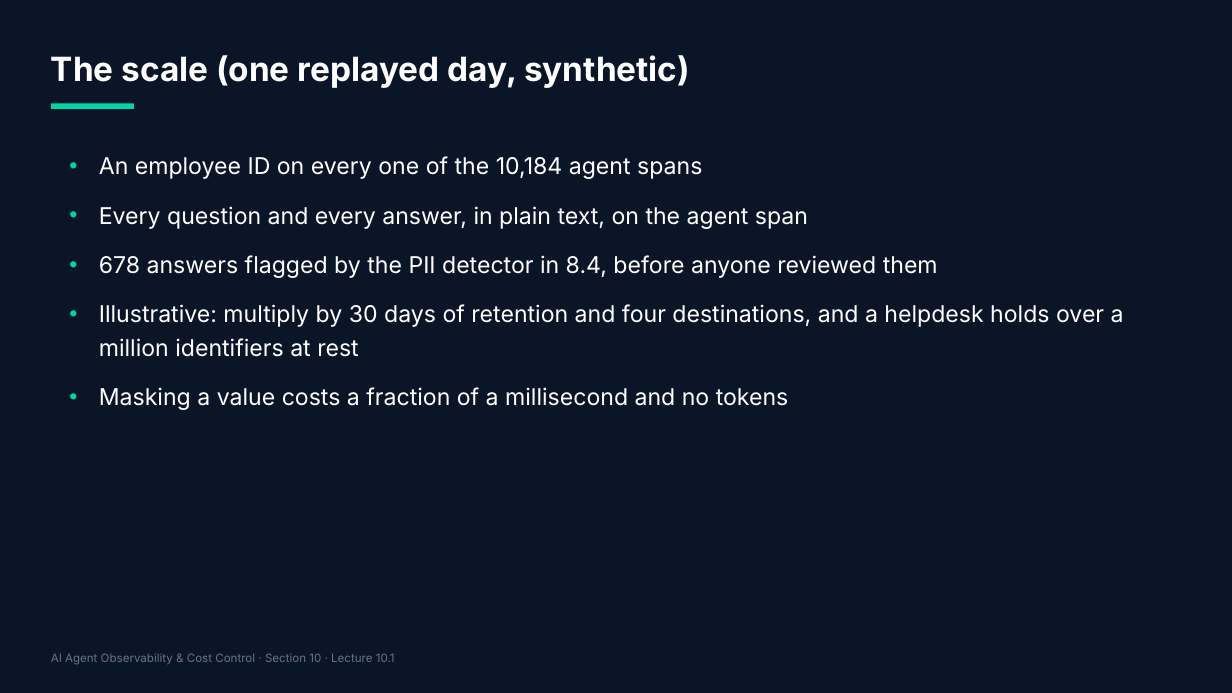
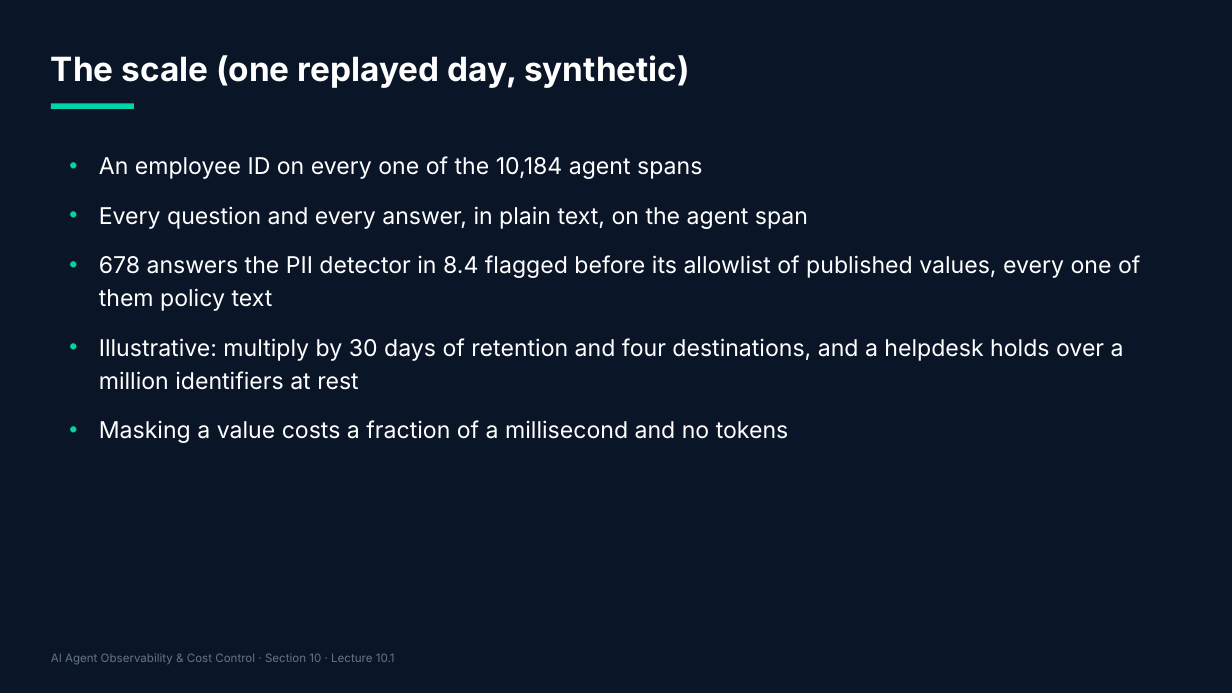
Before and after one commit to adithyagithub27/Course, a slide deck: slide 5 of agent-observability-course/10-graphics/slides/section-10.pptx. Drawn at 1232x693 pixels with LibreOffice and Linux fonts; fonts in the diff are those of the drawing. Boxes give left, top, right and bottom in pixels: in the first picture for what was removed or moved away, otherwise in the second. Text is boxed around its words. In the diff, an @@ line names an element or a change of style, - is before the commit and + after.

```diff
--- a/agent-observability-course/10-graphics/slides/section-10.pptx
+++ b/agent-observability-course/10-graphics/slides/section-10.pptx
@@ text at (x1=99, y1=255, x2=1140, y2=311): text changed @@
-• 678 answers flagged by the PII detector in 8.4, before anyone reviewed them
+• 678 answers the PII detector in 8.4 flagged before its allowlist of published values, every one of them policy text
```
Also in this commit, not shown: 2 other slides changed, 22 other files.
